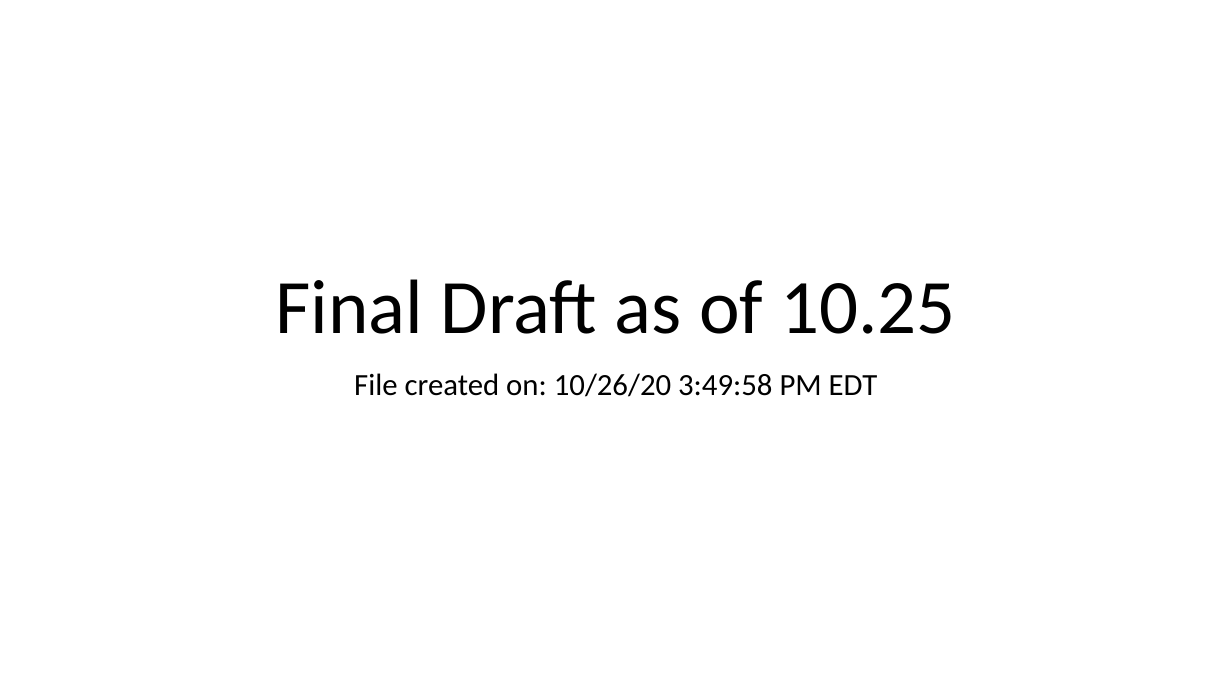
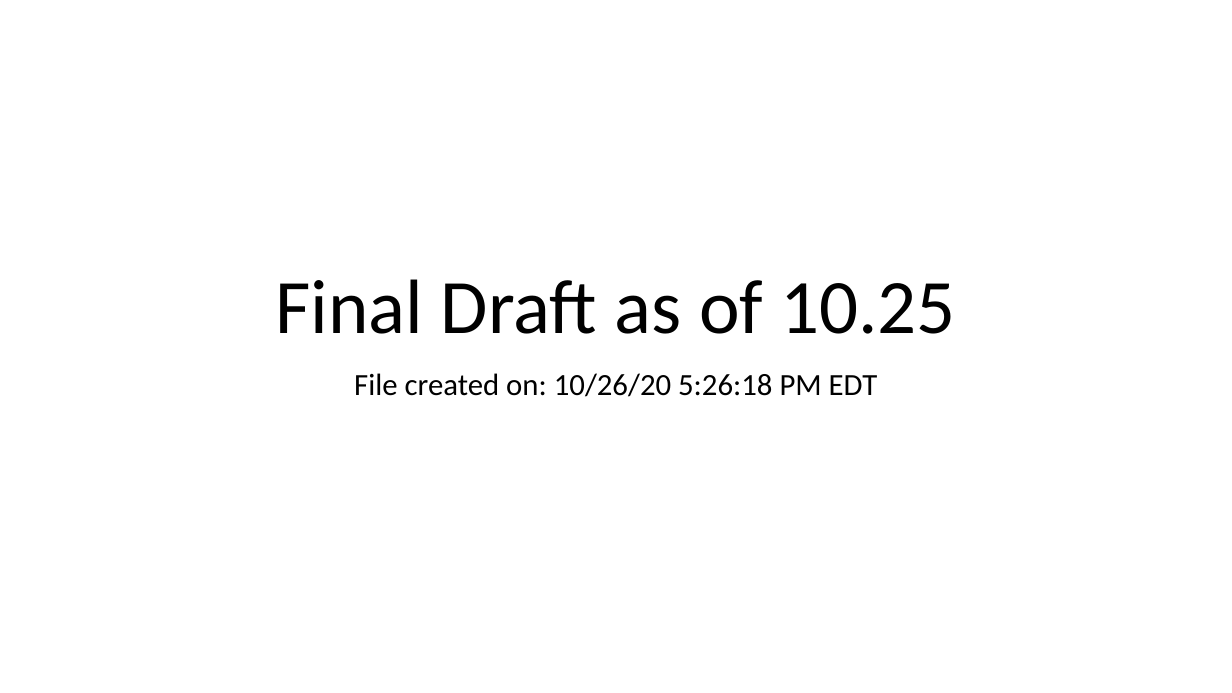
Before and after one commit to harkirat2021/Invisible-Institute-Chicago-Reporter-Collaboration-Public, a slide deck: slide 1 of The Spectacular Sailors/Checkpoint_2/src/Final Draft as of 10.25.pptx. Drawn at 1232x693 pixels with LibreOffice and Linux fonts; fonts in the diff are those of the drawing. Boxes give left, top, right and bottom in pixels: in the first picture for what was removed or moved away, otherwise in the second. Text is boxed around its words. In the diff, an @@ line names an element or a change of style, - is before the commit and + after.

```diff
--- a/The Spectacular Sailors/Checkpoint_2/src/Final Draft as of 10.25.pptx
+++ b/The Spectacular Sailors/Checkpoint_2/src/Final Draft as of 10.25.pptx
@@ subtitle at bbox=[354, 373, 878, 397]: text changed @@
-File created on: 10/26/20 3:49:58 PM EDT
+File created on: 10/26/20 5:26:18 PM EDT
```
Also in this commit, not shown: 2 other files.
